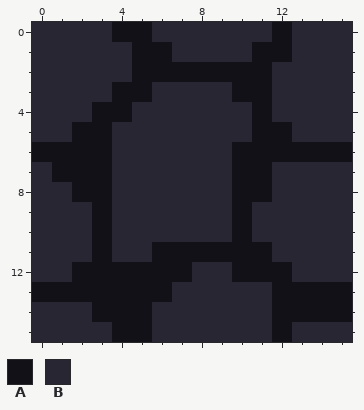
Two states of a pixel-art file, originalassets/wall.ase. The picture above is the old version.
16x16 pixels, 1 frame.
Palette (. is transparent): A #121117  B #282633
Pixels before, first column x 0:
 0 BBBBAABBBBBBABBB
 1 BBBBBAABBBBAABBB
 2 BBBBBAAAAAAABBBB
 3 BBBBAABBBBAABBBB
 4 BBBAABBBBBBABBBB
 5 BBAABBBBBBBAABBB
 6 AAAABBBBBBAAAAAA
 7 BAAABBBBBBAABBBB
 8 BBAABBBBBBAABBBB
 9 BBBABBBBBBABBBBB
10 BBBABBBBBBABBBBB
11 BBBABBAAAAAABBBB
12 BBAAAAAABBAAABBB
13 AAAAAAABBBBBAAAA
14 BBBAAABBBBBBAAAA
15 BBBBAABBBBBBABBB
Now the later version:
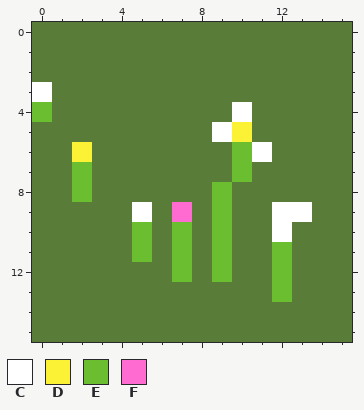
Colours new in this view: C #ffffff  D #fbf236  E #6abe30  F #ff6bd0
The commit says: flowers and winwall tile
Changes in this commit:
layer "flower1" added
layer "flowers2" added
layer "Layer 1" removed
colour B: #282633 -> #597d38
Changed rows in their new state; - is a pixel that keeps its letter.
Layer "flowers2":
first column x 0:
 0 ----BB------B---
 1 -----BB----BB---
 2 -----BBBBBBB----
 3 C---BB----BB----
 4 E--BB-----CB----
 5 --BB-----CDBB---
 6 BBDB------ECBBBB
 7 -BEB------EB----
 8 --EB-----EBB----
 9 ---B-C-F-EB-CC--
10 ---B-E-E-EB-C---
11 ---B-EBEBEBBE---
12 --BBBBBE-EBBE---
13 BBBBBBB-----EBBB
14 ---BBB------BBBB
15 ----BB------B---
Where, in picture pixels (left, top, right, bottom), the same in both pictures:
changed: (32, 22, 352, 342)
